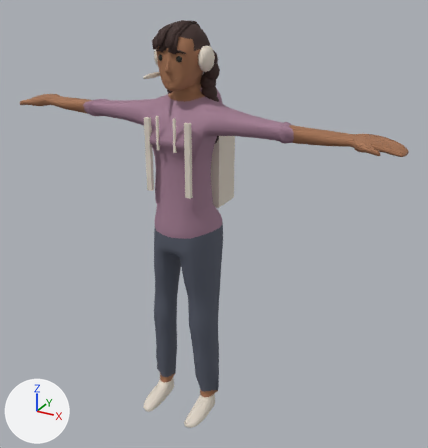
A saved change to the glTF model public/assets/characters/office/office-rumi.glb.
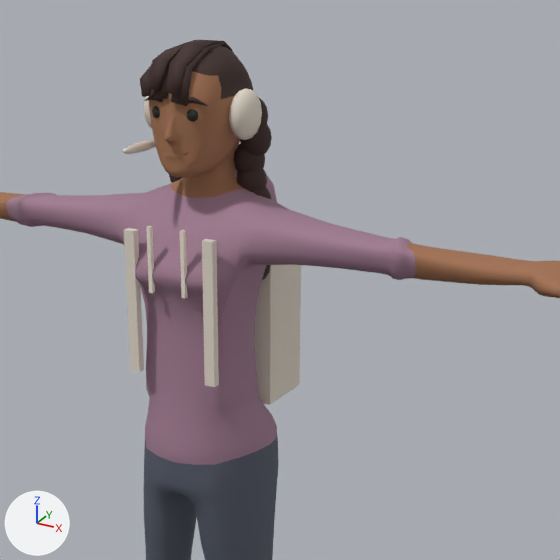
The first picture shows the older version from a 50 mm camera at (1.36, -2.19, 2.13) aimed at (0.1, 0.1, 0.99). The close-ups show the older and then the newer version on the part from 19% to 86% of the width and 0% to 64% of the height of that picture. Only the edits that show in the close-ups are written down. Arrows for +X, +Y and +Z are at lower left; the lights stay in place. Where no turn or scale is listed for an object, it has been applied to the vertices.

In view in the first close-up: 'office-rumi_Backpack', 'office-rumi_BackpackStrap', 'office-rumi_BackpackStrap.001', 'office-rumi_Hair_braids', 'office-rumi_HeadsetEar.001', 'office-rumi_Top', 'office-rumi_TrousersShoes' and 12 more.
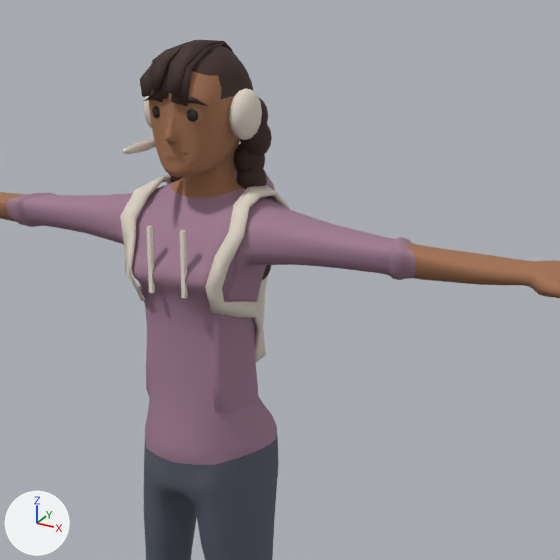
Changed parts and their boxes [x1, y1, x2, y2] in the close-ups (560 x 560 px):
```json
{"object": "office-rumi_Backpack", "change": "deleted", "before": [254, 265, 301, 405], "on screen": "pale yellow"}
{"object": "office-rumi_Fit_backpack", "change": "added", "after": [120, 175, 290, 362], "on screen": "pale yellow"}
{"object": "office-rumi_BackpackStrap.001", "change": "deleted", "before": [202, 239, 219, 387], "on screen": "pale yellow"}
{"object": "office-rumi_BackpackStrap", "change": "deleted", "before": [124, 228, 144, 372], "on screen": "pale yellow"}
```

Edits to the scene script, one JSON object a line:
```json
{"op": "add", "block": "me_office_rumi_fit_backpack", "code": ["me_office_rumi_fit_backpack = bpy.data.meshes.new('office-rumi_Fit_backpack')", "me_office_rumi_fit_backpack.from_pydata(...)  # 216 vertices, 412 faces; spans x -0.172..0.171, y -0.141..0.276, z 1.128..1.611", "me_office_rumi_fit_backpack.materials.append(mat_office_rumi_shoes)  # pale yellow #e2d8ca"]}
{"op": "remove", "block": "ob_office_rumi_backpack", "code": ["ob_office_rumi_backpack = bpy.data.objects.new('office-rumi_Backpack', me_큐브_002)", "ob_office_rumi_backpack.location = (0.0, 0.0, 0.008)"]}
{"op": "remove", "block": "ob_office_rumi_backpackstrap", "code": ["ob_office_rumi_backpackstrap = bpy.data.objects.new('office-rumi_BackpackStrap', me_큐브_003)", "ob_office_rumi_backpackstrap.location = (0.0, 0.0, 0.008)"]}
{"op": "remove", "block": "ob_office_rumi_backpackstrap_001", "code": ["ob_office_rumi_backpackstrap_001 = bpy.data.objects.new('office-rumi_BackpackStrap.001', me_큐브_004)", "ob_office_rumi_backpackstrap_001.location = (0.0, 0.0, 0.008)"]}
{"op": "add", "block": "ob_office_rumi_fit_backpack", "code": ["ob_office_rumi_fit_backpack = bpy.data.objects.new('office-rumi_Fit_backpack', me_office_rumi_fit_backpack)", "ob_office_rumi_fit_backpack.location = (0.0, 0.0, 0.008)"]}
```
